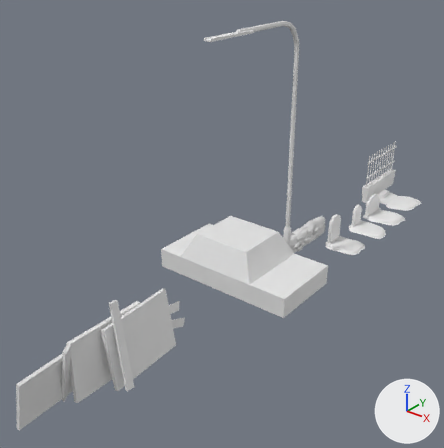
Renders of the Blender file Assets/3d/world/outdoorprops.blend from each side of a commit.
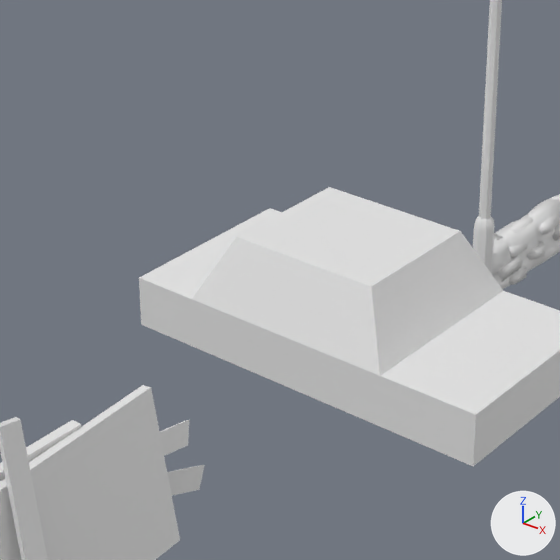
Each version is shown whole from a camera (50 mm lens) standing at (11.74, -26.92, 11.96) and looking at (-0.67, -11.42, 2.35), then close up on the part from 25% to 71% of the width and 33% to 79% of the height. Every picture has the same lights, and +X, +Y and +Z are marked at lower right.

The scene before the commit, as lines of its bpy script (objects in view):
```python
me_cube_006 = bpy.data.meshes.new('Cube.006')
me_cube_006.from_pydata(...)  # 28 vertices, 26 faces; spans x -3.12..2.42, y -1.41..1.41, z -0.22..1.44
me_cube_008 = bpy.data.meshes.new('Cube.008')
me_cube_008.from_pydata(...)  # 56 vertices, 42 faces; spans x -0.55..0.93, y -2.91..3.11, z -0.07..2.64
me_cylinder = bpy.data.meshes.new('Cylinder')
me_cylinder.from_pydata(...)  # 157 vertices, 150 faces; spans x -0.15..0.15, y -4.74..0.15, z -0.08..9.19
me_cylinder.polygons.foreach_set('use_smooth', [True] * 150)
ob_mesh_barricade = bpy.data.objects.new('mesh_barricade', me_cube_008)
ob_mesh_barricade.location = (0.29, -17.82, 0.04)
ob_mesh_car1 = bpy.data.objects.new('mesh_car1', me_cube_006)
ob_mesh_car1.location = (0.29, -10.97, 0.49)
ob_mesh_lightpost = bpy.data.objects.new('mesh_lightpost', me_cylinder)
ob_mesh_lightpost.location = (0.29, -8.53, 0.0)
# also in view: 'mesh_car1_trunk' at (2.02, -10.97, 0.82); 'mesh_fence2' at (0.1, -7.01, 0.38)
```
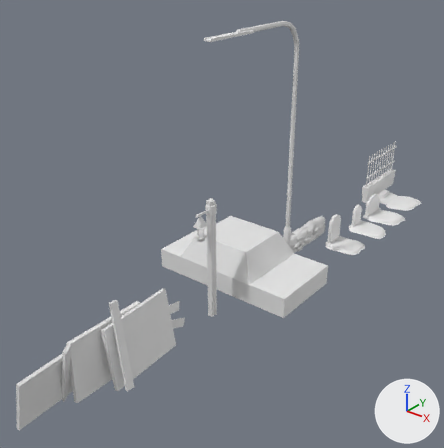
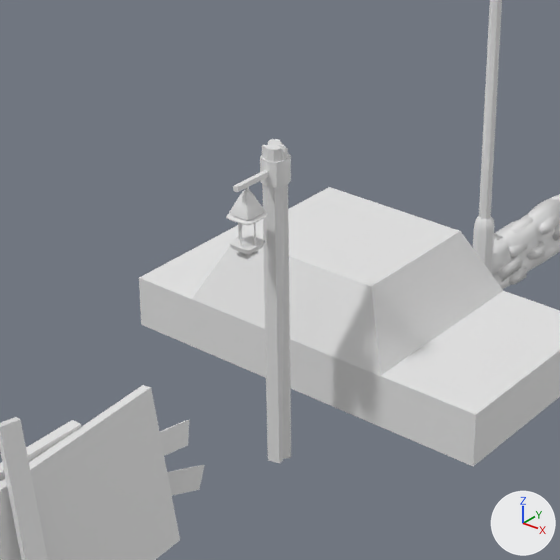
Where the change shows, as pixel boxes (x1, y1, x2, y2) in the close-ups (560 x 560 px):
'mesh_lightgraveyard', added: after (226, 139, 291, 463)
    faces in mat_basemesh (white #e7e7e7): (262, 139, 291, 463)

The change, as a diff of the scene's bpy script:
```diff
--- a/Assets/3d/world/outdoorprops.blend.py
+++ b/Assets/3d/world/outdoorprops.blend.py
@@ me_cube_009 @@
+me_cube_009.from_pydata(...)  # 223 vertices, 186 faces; spans x -0.19..0.18, y -0.72..0.17, z -0.21..4.12
+me_cube_009.polygons.foreach_set('use_smooth', [True] * 186)
+# faces by material slot: [27, 159]
+me_cube_009.materials.append(mat_basemesh)  # white #e7e7e7
@@ ob_mesh_lightgraveyard @@
+ob_mesh_lightgraveyard = bpy.data.objects.new('mesh_lightgraveyard', me_cube_009)
+ob_mesh_lightgraveyard.location = (0.29, -13.16, 0.01)
```
